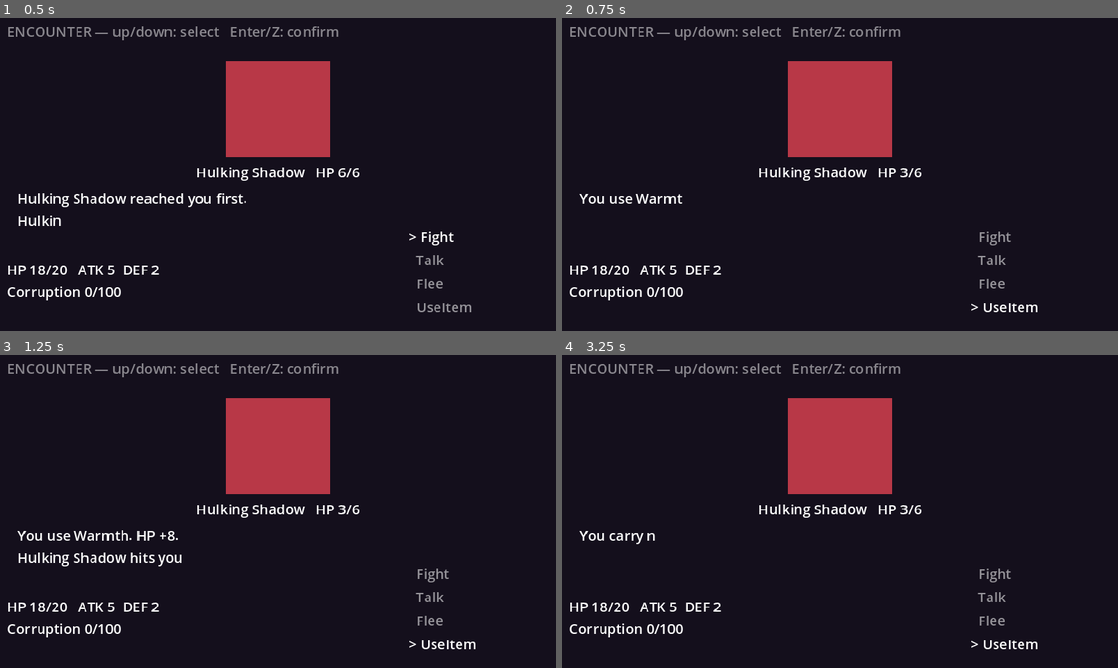
Above: before the commit, frames 1-4 (two rows, left to right).
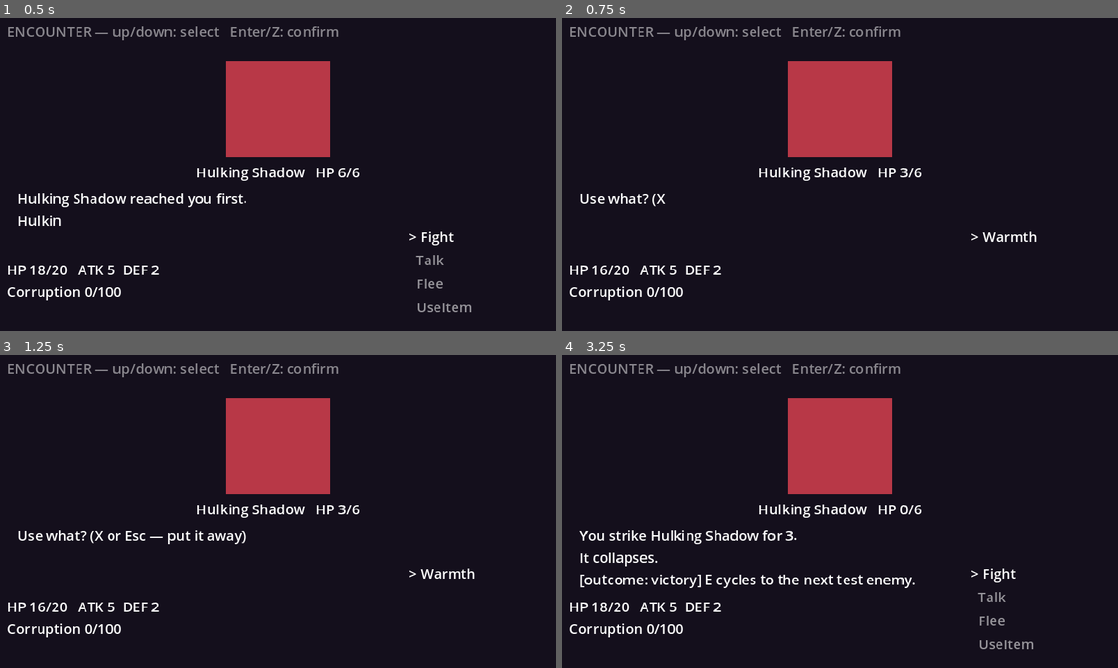
Above: after the commit, the same moments.

Repository: x-alterer/2D-Roguelike-like
Game: Godot game, scene res://scenes/encounter.tscn
Same seed, same stepped clock (60 frames per second), same inputs: the game is played once before the commit and once after it. This scene is started directly instead of the project's main scene.
Inputs:
- Up to frame 1 (0.5 s): no input
- Up to frame 2 (0.75 s): tap Enter (confirm) at 0.5 s; hold Up (move_up) from 0.53 s (still down); hold Enter (confirm) from 0.53 s (still down)
- Up to frame 3 (1.25 s): keep holding Up (move_up); keep holding Enter (confirm)
- Up to frame 4 (3.25 s): release Enter (confirm) at 1.28 s; tap Enter (confirm) at 1.35, 2.3, 3.05 s; release Up (move_up) at 2.03 s; hold T (toggle_floor) 2.03-2.78 s; hold Left (move_left) from 2.03 s (still down); tap Space (wait) at 2.85 s

Frame 1 is identical in both runs. In frame 2, 0.8% of the frame differs, in the area x 3-86%, y 56-94%; in frame 3, 1.7%; in frame 4, 1.9%, in the area x 3-86%, y 48-94%.

Commit message:
feat: inventory submenu; docs: playtest protocol and findings form (tasks 9.4-9.5)
UseItem now opens the inventory in the same slot list — with heal and
Clear Water both in play the choice is real. Confirm consumes (that is
when the turn is spent and the enemy acts); X/Escape puts the pack away
free. The menu label pool rebuilds with free() rather than queue_free()
so mid-frame swaps never read stale slots. docs/playtest.md carries the
plan's six failure-state questions as a runnable protocol plus the
findings form ending on the only question that matters — filling it in
is the designer's half of Phase 9 (Decision 50).

Co-Authored-By: Claude Fable 5 <noreply@anthropic.com>
Claude-Session: https://claude.ai/code/session_018muKSDbmmuj7g6CxEjXxPM

Diff:
--- a/scenes/encounter.gd
+++ b/scenes/encounter.gd
@@ -78,6 +78,10 @@
 var _shown_corruption := 0
 var _announcing: Dictionary = {}
 var _interstitial_active := false
+## True while the menu is showing the inventory instead of verbs
+## (Decision 49's submenu — UseItem with two item types needs a choice).
+## No turn is spent until an item is actually consumed.
+var _in_item_menu := false
 var _crawl_tween: Tween
 var _corruption_tween: Tween
 
@@ -160,48 +164,70 @@
 	if _done:
 		return
 	if event.is_action_pressed("move_up"):
-		_menu_index = wrapi(_menu_index - 1, 0, data.verb_set.size())
+		_menu_index = wrapi(_menu_index - 1, 0, _menu_slot_count())
 		_update_menu()
 		get_viewport().set_input_as_handled()
 	elif event.is_action_pressed("move_down"):
-		_menu_index = wrapi(_menu_index + 1, 0, data.verb_set.size())
+		_menu_index = wrapi(_menu_index + 1, 0, _menu_slot_count())
 		_update_menu()
 		get_viewport().set_input_as_handled()
 	elif event.is_action_pressed("confirm"):
 		get_viewport().set_input_as_handled()
 		_confirm_verb()
+	elif event.is_action_pressed("cancel") and _in_item_menu:
+		# Backing out of the inventory is free — no item, no turn.
+		get_viewport().set_input_as_handled()
+		_close_item_menu()
+		_narrate("You close your pack.")
 
 
 ## Renders exactly what the enemy's verb_set lists, in its order. No verb
 ## names appear in this scene or the .tscn — the data file is the menu.
 func _build_menu() -> void:
+	_rebuild_menu_labels(data.verb_set.size())
+
+
+## Replaces the menu's label pool with `count` fresh slots. free(), not
+## queue_free(): the inventory submenu rebuilds mid-frame, and deferred
+## frees would leave stale labels answering get_child(i).
+func _rebuild_menu_labels(count: int) -> void:
 	for child in _menu.get_children():
-		child.queue_free()
-	for verb in data.verb_set:
-		var label := Label.new()
-		label.name = String(verb)
-		_menu.add_child(label)
+		child.free()
+	for i in count:
+		_menu.add_child(Label.new())
 	_menu_index = 0
 	_update_menu()
 
 
+## How many rows the menu currently has: inventory entries in the item
+## submenu, verbs otherwise.
+func _menu_slot_count() -> int:
+	return GameState.inventory.size() if _in_item_menu else data.verb_set.size()
+
+
 func _update_menu() -> void:
-	for i in data.verb_set.size():
+	for i in _menu_slot_count():
 		var label: Label = _menu.get_child(i)
 		var selected := i == _menu_index
-		# Corruption substitutes verbs in place — same slot, darker meaning
-		# (Phase 5). The data file still lists the original name; the
-		# current band decides what actually renders and resolves.
-		var original: StringName = data.verb_set[i]
-		var shown := String(_effective_verb(original))
-		if _announcing.has(i):
-			# First render of a mutation this run: show the transformation
-			# itself, hot, until the announcement timer settles it.
-			shown = "%s → %s" % [original, shown]
-			label.modulate = Color(1.9, 1.5, 1.1)
+		var shown := ""
+		if _in_item_menu:
+			var item: ItemData = GameState.inventory[i]
+			shown = item.item_name
+			label.modulate = Color.WHITE if selected else Color(1, 1, 1, 0.55)
 		else:
-			# Dimming the unselected rows is the whole highlight system.
-			label.modulate = Color.WHITE if selected else Color(1, 1, 1, 0.55)
+			# Corruption substitutes verbs in place — same slot, darker
+			# meaning (Phase 5). The data file still lists the original
+			# name; the current band decides what renders and resolves.
+			var original: StringName = data.verb_set[i]
+			shown = String(_effective_verb(original))
+			if _announcing.has(i):
+				# First render of a mutation this run: show the
+				# transformation itself, hot, until the timer settles it.
+				shown = "%s → %s" % [original, shown]
+				label.modulate = Color(1.9, 1.5, 1.1)
+			else:
+				# Dimming unselected rows is the whole highlight system.
+				label.modulate = Color.WHITE if selected else Color(1, 1, 1, 0.55)
 		label.text = ("> " if selected else "  ") + shown
 
 
@@ -267,6 +293,10 @@
 ## data file with no function here is a content error, reported loudly
 ## instead of crashing (task 3.3's test).
 func _confirm_verb() -> void:
+	if _in_item_menu:
+		Sfx.play(&"confirm")
+		_use_item_at(_menu_index)
+		return
 	var verb: StringName = _effective_verb(data.verb_set[_menu_index])
 	if not _verb_handlers.has(verb):
 		push_error("No resolution function for verb '%s' — add it to _verb_handlers." % verb)
@@ -345,10 +375,26 @@
 		# (Decision 19).
 		_narrate("You carry nothing.")
 		return
+	# Two item types exist since Phase 9, so the choice is real: swap the
+	# slot list to the inventory (Decision 49). The turn is spent when an
+	# item is consumed, not when the pack opens.
+	_in_item_menu = true
+	_rebuild_menu_labels(GameState.inventory.size())
+	_narrate("Use what? (X or Esc — put it away)")
+
+
+func _use_item_at(index: int) -> void:
 	_take_turn(&"UseItem")
-	var item: ItemData = GameState.inventory.pop_front()
+	var item: ItemData = GameState.inventory[index]
+	GameState.inventory.remove_at(index)
+	_close_item_menu()
 	_apply_item(item)
 	_enemy_acts()
+
+
+func _close_item_menu() -> void:
+	_in_item_menu = false
+	_rebuild_menu_labels(data.verb_set.size())
 
 
 func _apply_item(item: ItemData) -> void:
Not shown, added: docs/playtest.md
